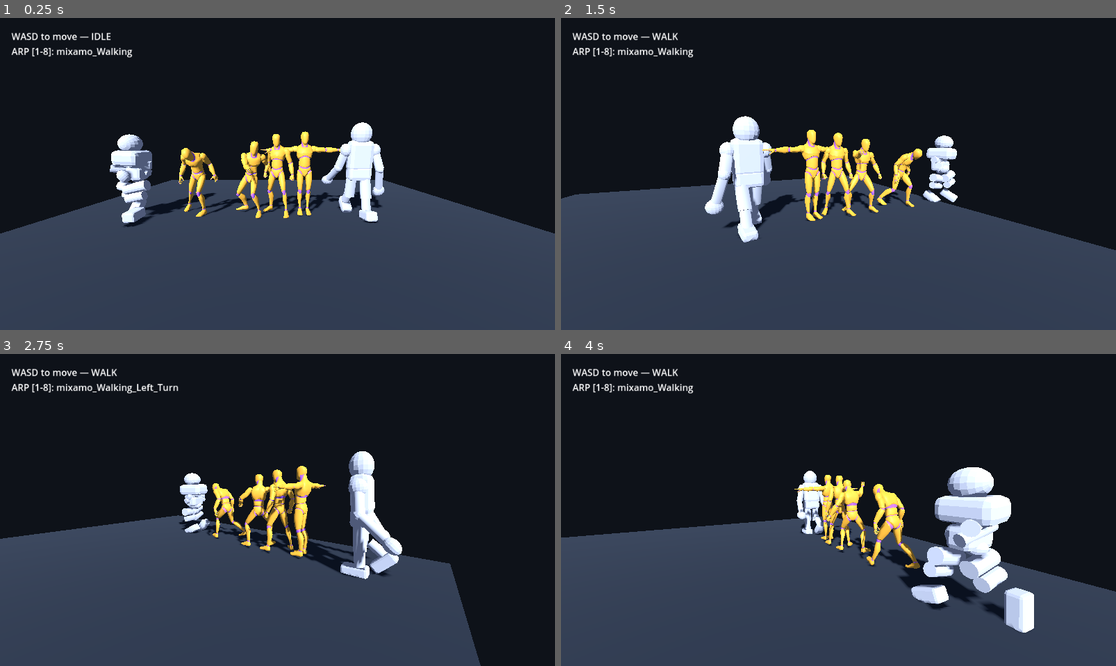
Above: before the commit, frames 1-4 (two rows, left to right).
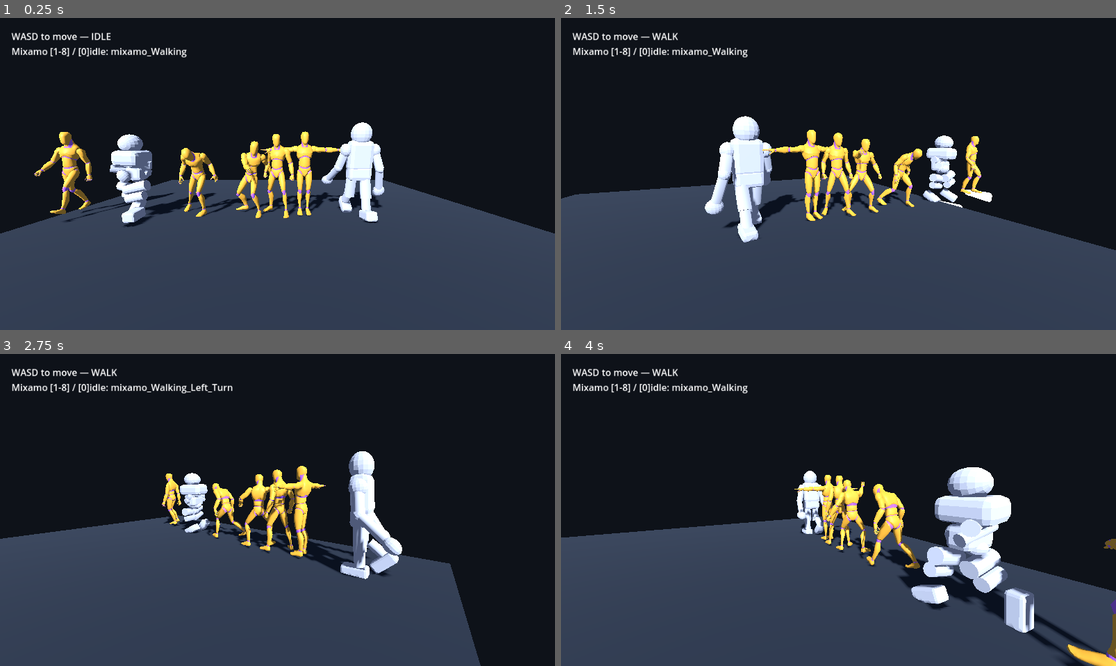
Above: after the commit, the same moments.

Repository: pmaho/godot-humanoid-prototype
Game: Godot game, scene res://main.tscn
Two runs of this game, one before a commit and one after it. Both use one fixed random seed, a clock stepped at 60 frames per second and the inputs below.
Inputs:
- Up to frame 1 (0.25 s): no input
- Up to frame 2 (1.5 s): tap Enter at 0.5 s; hold D (move_right) 0.53-1.28 s; tap 0 at 0.6 s; hold S (move_back) from 1.28 s (still down); tap 1 at 1.35 s
- Up to frame 3 (2.75 s): release S (move_back) at 2.03 s; hold D (move_right) from 2.03 s (still down); tap 8 at 2.1 s
- Up to frame 4 (4 s): release D (move_right) at 2.78 s; hold W (move_forward) 2.78-3.53 s; tap 0 at 2.85 s; hold A (move_left) from 3.53 s (still down); tap 1 at 3.6 s

The runs differ from the first frame. In frame 1, 1.5% of the frame differs, in the area x 2-34%, y 9-66%; in frame 2, 0.9%; in frame 3, 0.9%; in frame 4, 2.0%, in the area x 2-100%, y 9-100%.

Commit message:
Retarget 8 Mixamo clips onto UAL1 mannequin (in-place), add to gallery at x=-4.6

Diff:
--- a/main.gd
+++ b/main.gd
@@ -12,6 +12,7 @@
 var player_instance: Node3D
 var arp_instance: Node3D
 var arp_anim: AnimationPlayer
+var ual_mixamo_anim: AnimationPlayer
 
 # 8 Mixamo animations on the ARP dummy, selected with keys 1-8 (0 = idle)
 const MIXAMO_ANIMS := [
@@ -31,6 +32,7 @@
 	{"path": UAL2, "position": Vector3(0.6, 0.0, 0.0), "anim": "Sword_Idle"},
 	{"path": "res://featureless_dummy.glb", "position": Vector3(1.8, 0.0, 0.0), "anim": "walk"},
 	{"path": "res://assets/arp_mixamo_dummy.glb", "position": Vector3(-3.2, 0.0, 0.0), "anim": "mixamo_Walking"},
+	{"path": "res://assets/ual_mixamo.glb", "position": Vector3(-4.6, 0.0, 0.0), "anim": "mixamo_Walking"},
 ]
 
 func _ready() -> void:
@@ -45,6 +47,8 @@
 		if item.path == "res://assets/arp_mixamo_dummy.glb":
 			arp_instance = inst
 			arp_anim = _find_anim_player(inst)
+		elif item.path == "res://assets/ual_mixamo.glb":
+			ual_mixamo_anim = _find_anim_player(inst)
 
 func _add_model(path: String, pos: Vector3, anim_name: String) -> Node3D:
 	var scene_asset: PackedScene = load(path)
@@ -111,12 +115,15 @@
 			_play_arp(event.keycode - KEY_1)
 
 func _play_arp(idx: int) -> void:
-	if arp_anim == null:
-		return
 	var anim_name: String = "idle" if idx < 0 else MIXAMO_ANIMS[idx]
-	if arp_anim.has_animation(anim_name):
+	if arp_anim != null and arp_anim.has_animation(anim_name):
 		arp_anim.play(anim_name)
-		print("ARP anim -> ", anim_name)
+	# the UAL mannequin uses the same mixamo_* clip names (idle -> mixamo_Idle)
+	if ual_mixamo_anim != null:
+		var ual_name := "mixamo_Idle" if idx < 0 else anim_name
+		if ual_mixamo_anim.has_animation(ual_name):
+			ual_mixamo_anim.play(ual_name)
+	print("Mixamo anim -> ", anim_name)
 
 func _process(_delta: float) -> void:
 	$Camera3D.look_at(player.global_position + Vector3(0, 0.9, 0), Vector3.UP)
@@ -124,7 +131,7 @@
 	var arp_now := ""
 	if arp_anim != null:
 		arp_now = arp_anim.current_animation
-	$UI/Label.text = "WASD to move — %s\nARP [1-8]: %s" % [state, arp_now]
+	$UI/Label.text = "WASD to move — %s\nMixamo [1-8] / [0]idle: %s" % [state, arp_now]
 
 func _enter_tree() -> void:
 	var env := WorldEnvironment.new()
--- a/probe_ual.gd
+++ b/probe_ual.gd
@@ -1,43 +1,29 @@
 extends SceneTree
 
-func _init() -> void:
-	var p := OS.get_cmdline_user_args()[0]
-	var scene: PackedScene = load(p)
+func _init():
+	var scene: PackedScene = load("res://assets/ual_mixamo.glb")
 	if scene == null:
-		print("FAIL load: ", p)
-		quit(1)
-		return
-	var root: Node3D = scene.instantiate()
-	var ap := _find_anim_player(root)
-	if ap == null:
-		print(p, ": no AnimationPlayer")
-		quit(1)
-		return
-	var anims: PackedStringArray = ap.get_animation_list()
-	var names: String = ""
+		print("FAIL: cannot load glb")
+		quit(1); return
+	var inst = scene.instantiate()
+	root.add_child(inst)
+	var anim: AnimationPlayer = null
+	var skin: Node3D = null
+	for n in inst.find_children("*", "AnimationPlayer"):
+		anim = n
+	for n in inst.find_children("*", "SkinnedMeshInstance3D"):
+		skin = n
+	if anim == null:
+		print("FAIL: no AnimationPlayer"); quit(1); return
+	var anims = anim.get_animation_list()
+	print("ANIMS: ", anims.size())
+	var origin = skin.global_position if skin else Vector3.ZERO
 	for a in anims:
-		names += a + " | "
-	print(p, " count=", anims.size())
-	print("  ", names)
-	var sk := _find_skel(root)
-	if sk != null:
-		print("  skeleton bones=", sk.get_bone_count())
+		anim.play(a)
+		var len = anim.current_animation_length
+		anim.seek(maxf(len - 0.02, 0.0), true)
+		var p = skin.global_position if skin else Vector3.ZERO
+		var drift = p.distance_to(origin) if skin else 0.0
+		print("  %s: len=%.2f end_pos=(%.2f,%.2f,%.2f) drift=%.3f" % [a, len, p.x, p.y, p.z, drift])
+	print("PROBE OK")
 	quit(0)
-
-func _find_anim_player(n: Node) -> AnimationPlayer:
-	if n is AnimationPlayer:
-		return n
-	for c in n.get_children():
-		var r := _find_anim_player(c)
-		if r != null:
-			return r
-	return null
-
-func _find_skel(n: Node) -> Skeleton3D:
-	if n is Skeleton3D:
-		return n
-	for c in n.get_children():
-		var r := _find_skel(c)
-		if r != null:
-			return r
-	return null
Binary file added: assets/ual_mixamo.glb
